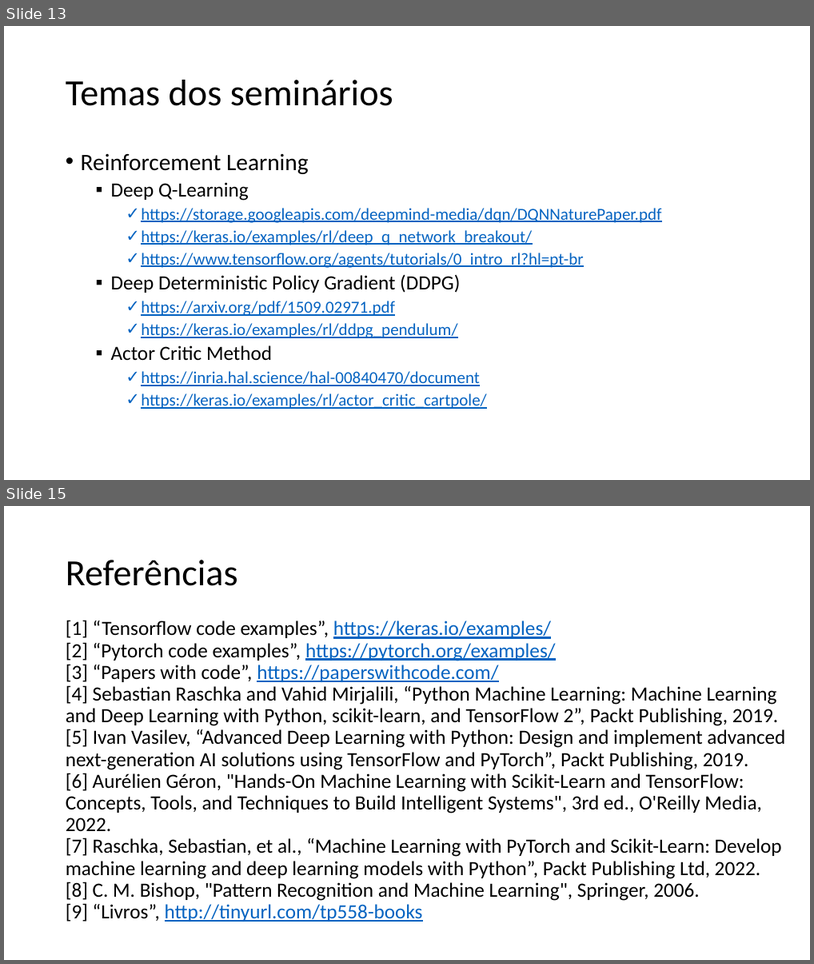
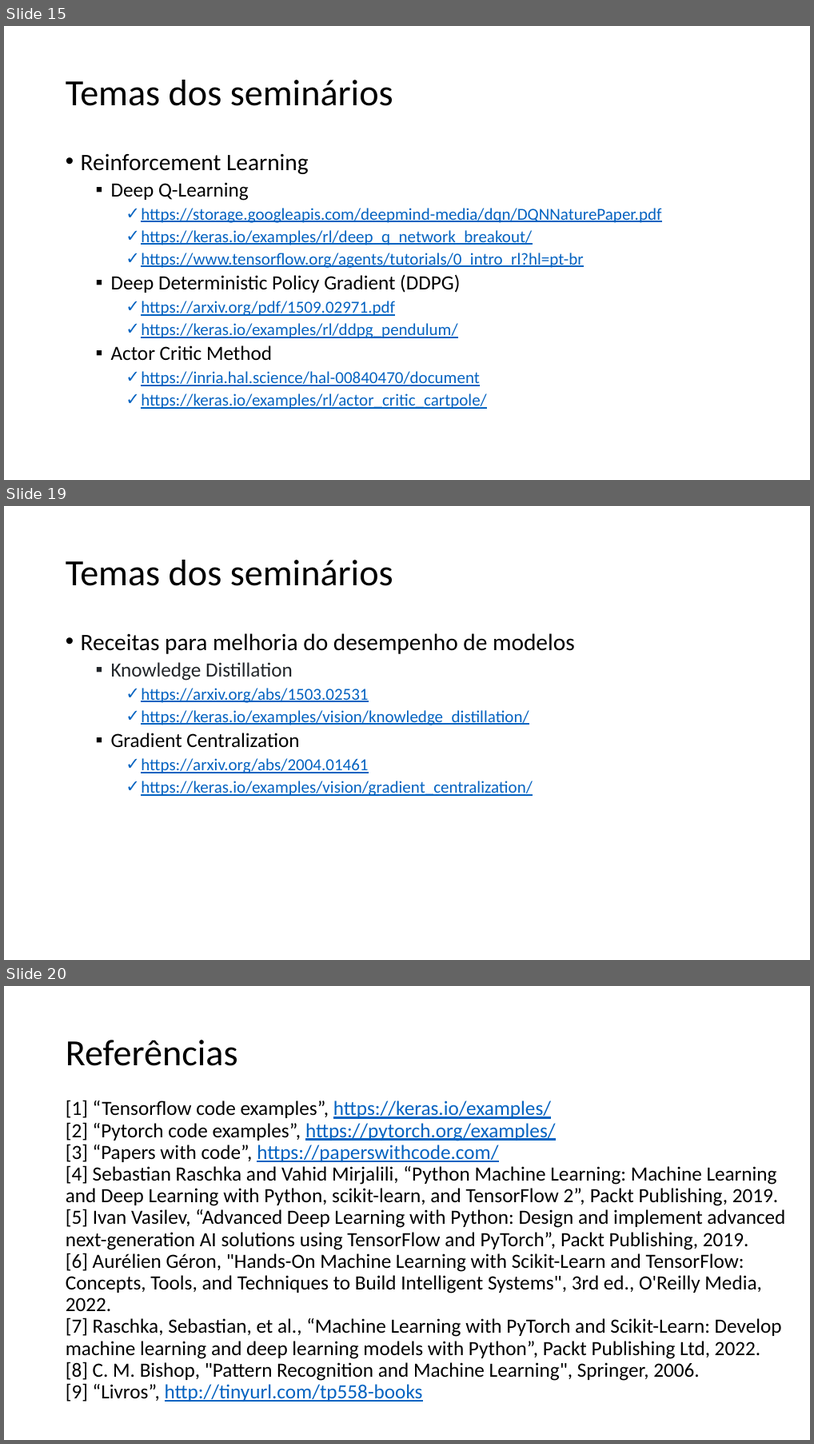
Before and after one commit to zz4fap/tp558-adv-ml, a slide deck: slides/TP558_1_Introdução_ao_curso.pptx. Shown one above the other, each under a label of ours: slides 13 and 15 before the commit, slides 15, 19 and 20 after it; the slides between them are not shown. The pictures are 814x964 and 814x1444 pixels, drawn with LibreOffice and Linux fonts; fonts in the diff are those of the drawing. Boxes give left, top, right and bottom in pixels: in the first picture for what was removed or moved away, otherwise in the second. Text is boxed around its words. In the diff, an @@ line names an element or a change of style, - is before the commit and + after.

```diff
--- a/slides/TP558_1_Introdução_ao_curso.pptx
+++ b/slides/TP558_1_Introdução_ao_curso.pptx
@@ slide 19 added at [4,506,810,960], background #FFFFFF @@
@@ title added at [66,560,394,586], 44 pt, text #000000 @@
+Temas dos seminários
@@ text added at [81,633,575,796], 20 pt, text #0563C1, underline @@
+• Receitas para melhoria do desempenho de modelos
+  ▪ Knowledge Distillation
+    ✓ https://arxiv.org/abs/1503.02531
+    ✓ https://keras.io/examples/vision/knowledge_distillation/
+  ▪ Gradient Centralization
+    ✓ https://arxiv.org/abs/2004.01461
+    ✓ https://keras.io/examples/vision/gradient_centralization/
@@ what was slide 13 is now slide 15 @@
@@ what was slide 15 is now slide 20 @@
```
Also in this commit, not shown: 3 slides changed, 4 other slides added, 2 other files.
